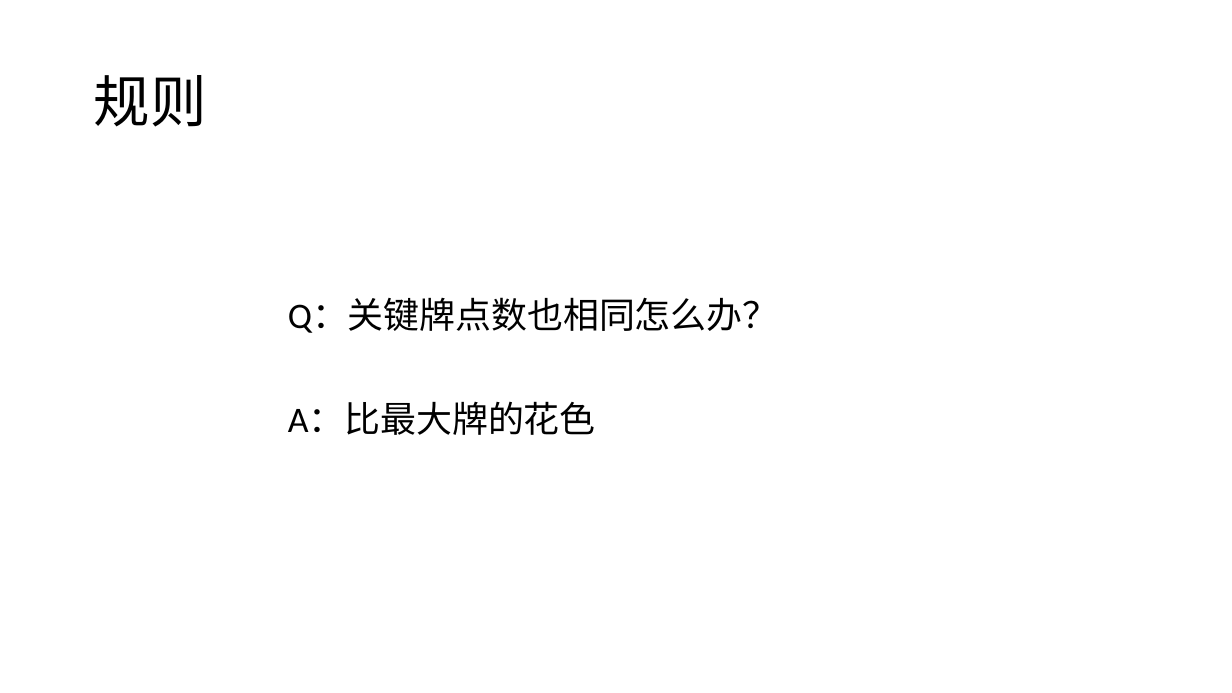
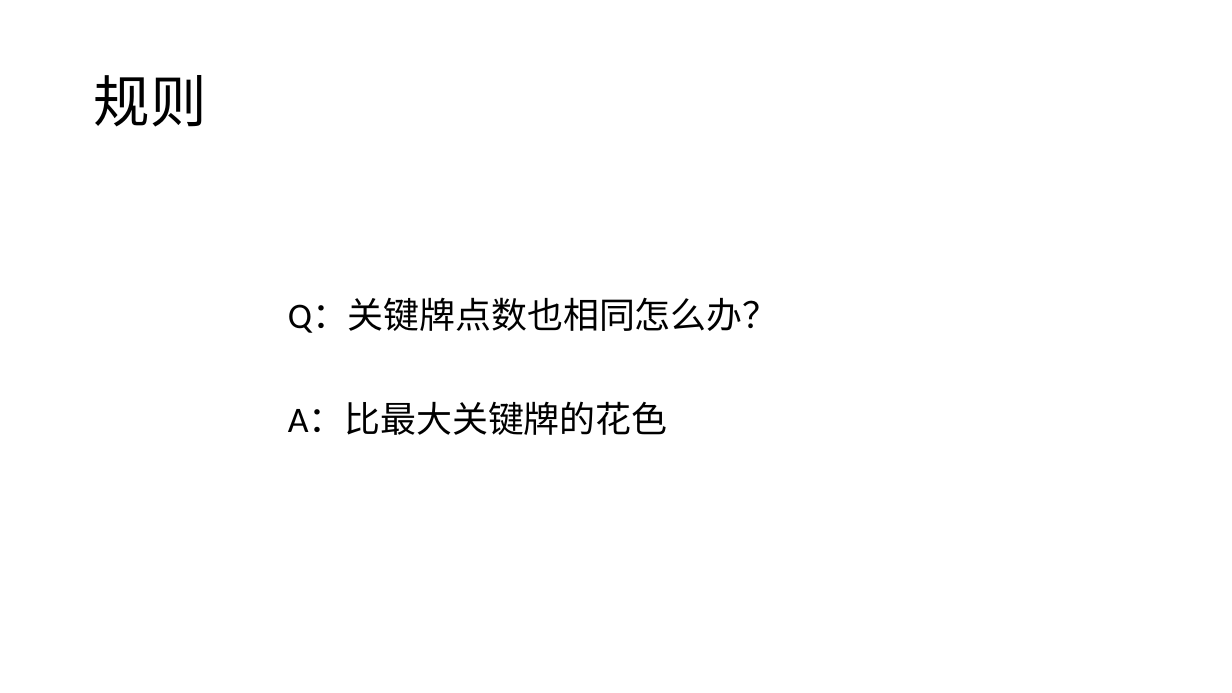
Before and after one commit to azukanawa/PokerGame, a slide deck: slide 5 of C语言小组汇报PPT.pptx. Drawn at 1232x693 pixels with LibreOffice and Linux fonts; fonts in the diff are those of the drawing. Boxes give left, top, right and bottom in pixels: in the first picture for what was removed or moved away, otherwise in the second. Text is boxed around its words. In the diff, an @@ line names an element or a change of style, - is before the commit and + after.

```diff
--- a/C语言小组汇报PPT.pptx
+++ b/C语言小组汇报PPT.pptx
@@ text at bbox=[288, 402, 668, 435]: text changed @@
-A：比最大牌的花色
+A：比最大关键牌的花色
```
Also in this commit, not shown: 3 other slides changed, 8 slides added, 9 other files.
